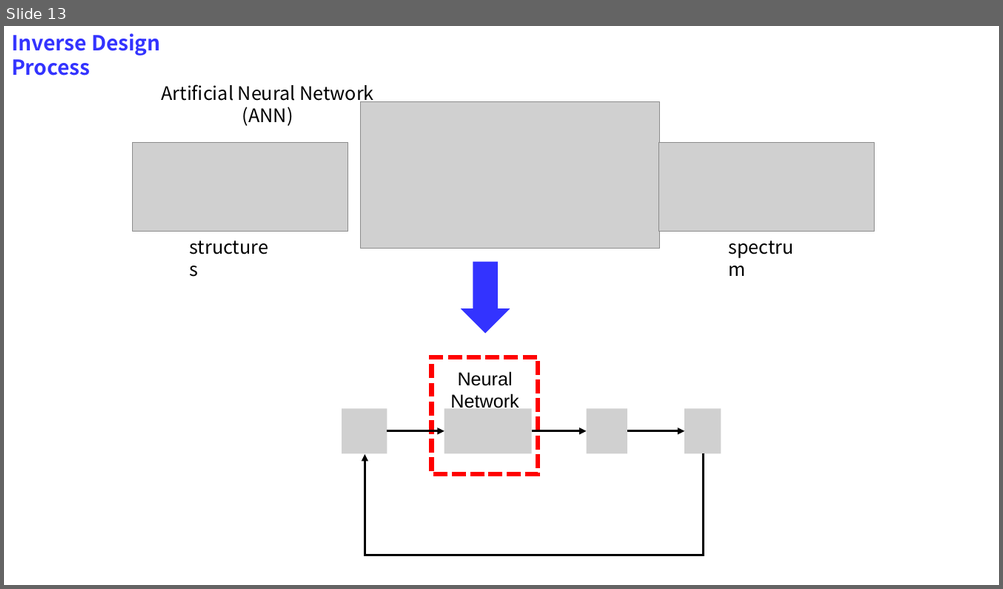
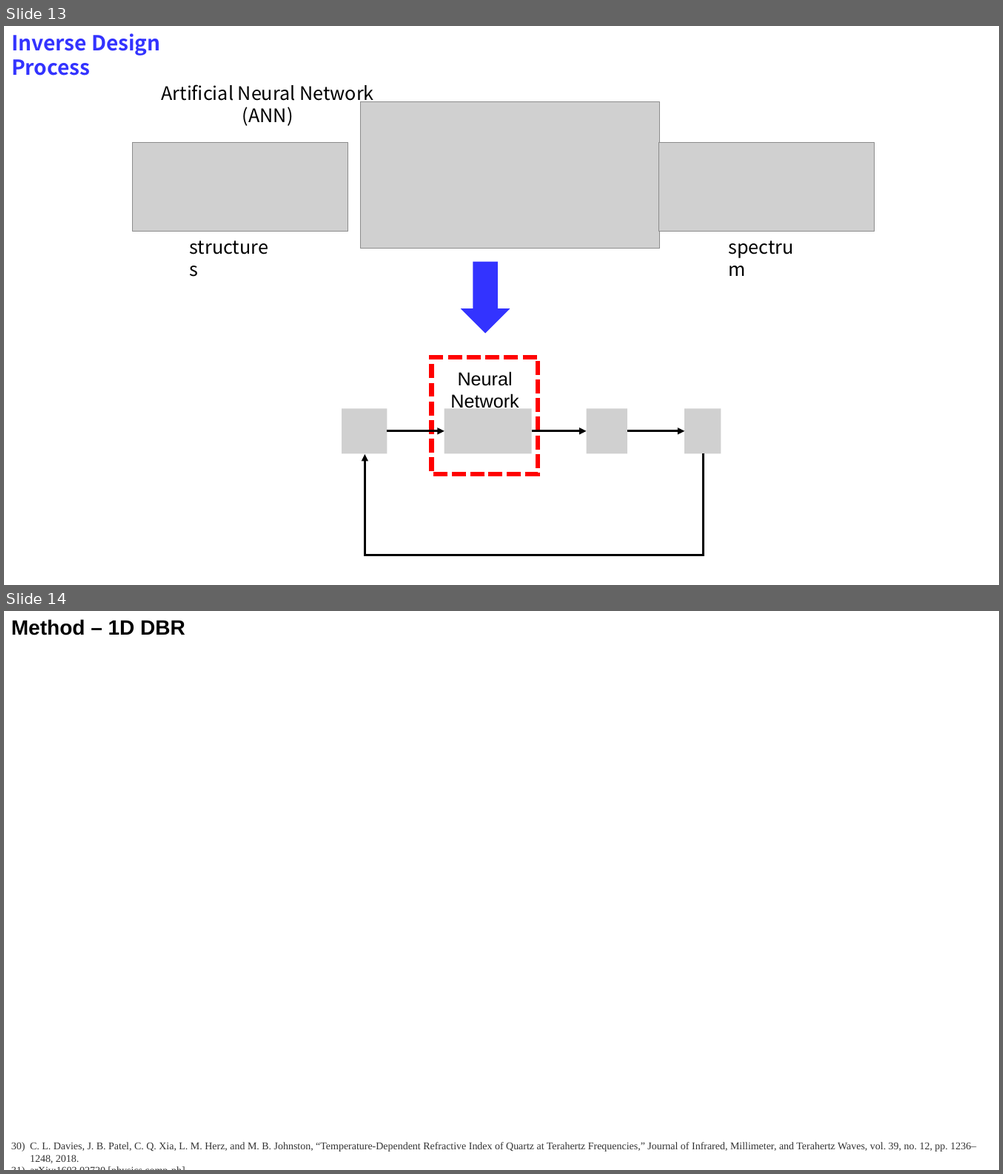
Before and after one commit to jglee96/NBTP_Lab, a slide deck: 개인/석사학위논문/Thesis Preparation.pptx. Shown one above the other, each under a label of ours: slide 13 before the commit, slides 13 and 14 after it. The pictures are 1003x589 and 1003x1174 pixels, drawn with LibreOffice and Linux fonts; fonts in the diff are those of the drawing; grey boxes stand for pictures; background and template pictures are left out. Boxes give left, top, right and bottom in pixels: in the first picture for what was removed or moved away, otherwise in the second. Text is boxed around its words. In the diff, an @@ line names an element or a change of style, - is before the commit and + after.

```diff
--- a/개인/석사학위논문/Thesis Preparation.pptx
+++ b/개인/석사학위논문/Thesis Preparation.pptx
@@ slide 14 added at (4, 611, 999, 1170), background picture (left out) @@
@@ text added at (11, 619, 185, 635), 20 pt, text #000000, bold @@
+Method – 1D DBR
@@ text added at (30, 1142, 976, 1164), 10 pt, text #333333 @@
+30) C. L. Davies, J. B. Patel, C. Q. Xia, L. M. Herz, and M. B. Johnston, “Temperature-Dependent Refractive Index of Quartz at Terahertz Frequencies,” Journal of Infrared, Millimeter, and Terahertz Waves, vol. 39, no. 12, pp. 1236–1248, 2018.
+31) arXiv:1603.02720 [physics.comp-ph]
```
Also in this commit, not shown: 7 slides changed, 1 slide removed, 1 other file.
